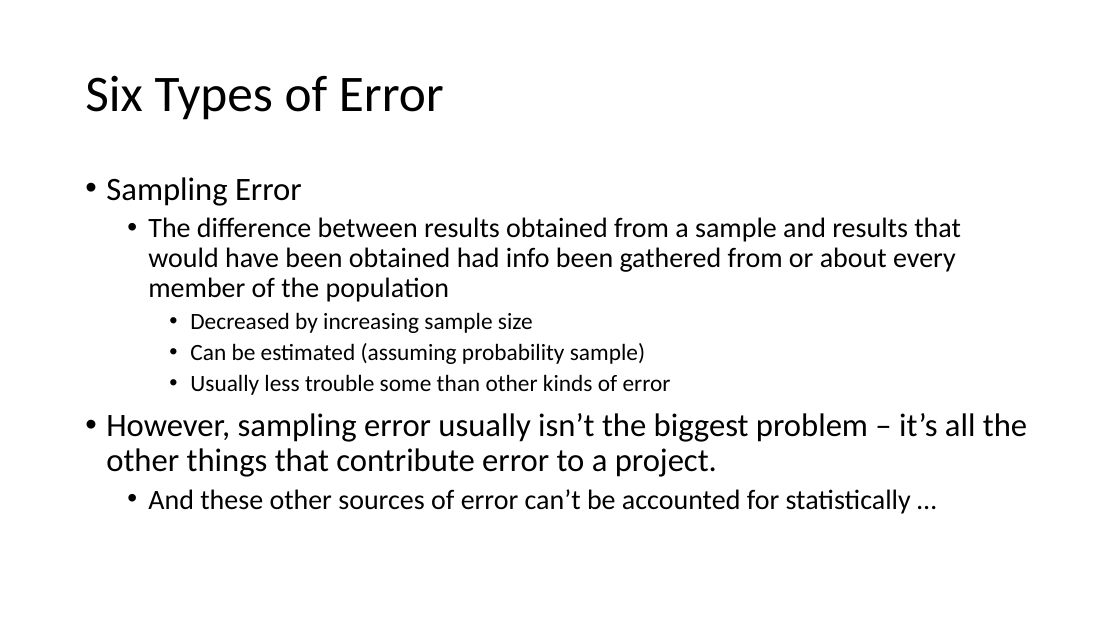
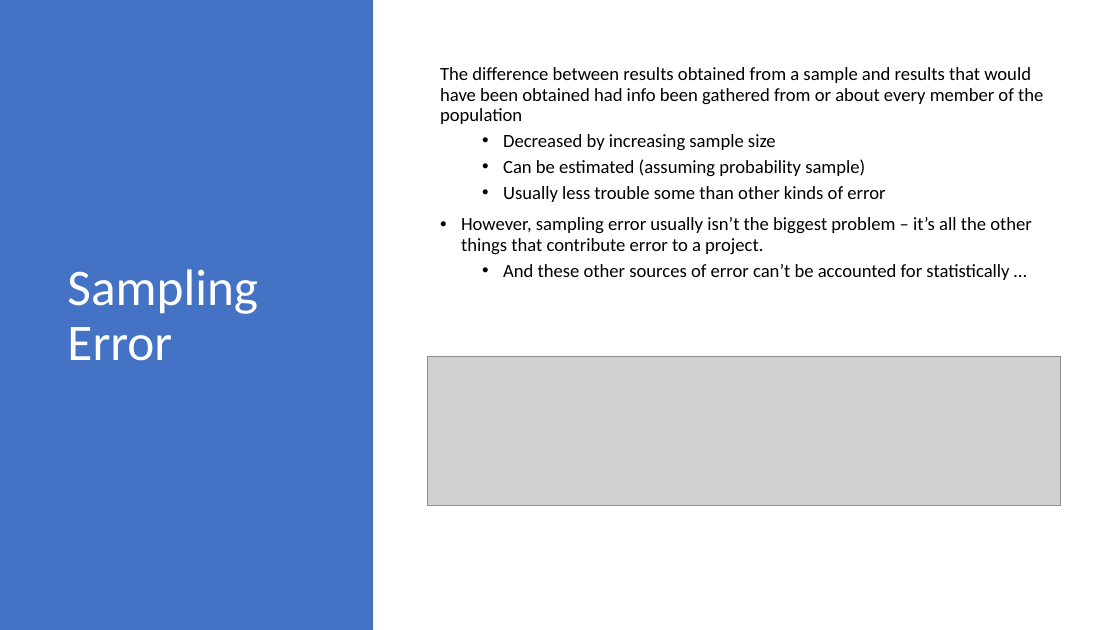
Before and after one commit to mikenguyen13/mar4050, a slide deck: slide 13 of lectures/7/Developing the sampling plan.pptx (slide 4 before the commit). Drawn at 1120x630 pixels with LibreOffice and Linux fonts; fonts in the diff are those of the drawing; grey boxes stand for pictures. Boxes give left, top, right and bottom in pixels: in the first picture for what was removed or moved away, otherwise in the second. Text is boxed around its words. In the diff, an @@ line names an element or a change of style, - is before the commit and + after.

```diff
--- a/lectures/7/Developing the sampling plan.pptx
+++ b/lectures/7/Developing the sampling plan.pptx
@@ rectangle added at [0,0,373,630], fill #4472C4 @@
@@ text "The difference between results obtained ...": place and size @@
-text "The difference between results obtained ..." at [106,177,1027,514]
+text "The difference between results obtained ..." at [440,67,1043,280]
@@ text "The difference between results obtained ..." at [440,67,1043,280]: size 24 to 16 pt in "The difference between results obtained from a ...", "And these other sources of error can’t ..."; size 20 to 16 pt in "Decreased by increasing sample size", "Can be estimated (assuming probability sample)", "Usually less trouble some than other kinds ..."; size 28 to 16 pt in "However, sampling error usually isn’t the biggest ..."; bullet • to none; list level 2 to 1 in "The difference between results obtained ..."; list level 3 to 2 in "Decreased by increasing sample size"; list level 3 to 2 in "Can be estimated (assuming probability ..."; list level 3 to 2 in "Usually less trouble some than ..."; vertical alignment top to middle @@
@@ text at [106,177,302,206]: paragraph removed @@
-• Sampling Error
@@ title at [67,269,258,361]: text changed; text colour #000000 to #FFFFFF @@
-Six Types of Error
+Sampling Error
@@ picture added at [428,356,1061,505] @@
```
Also in this commit, not shown: 17 other slides changed, 13 slides added, 5 other files.
